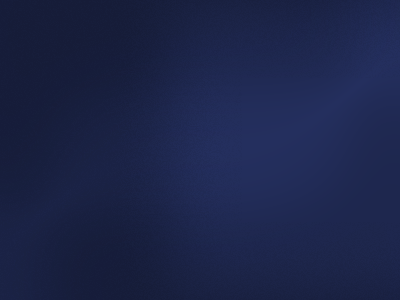
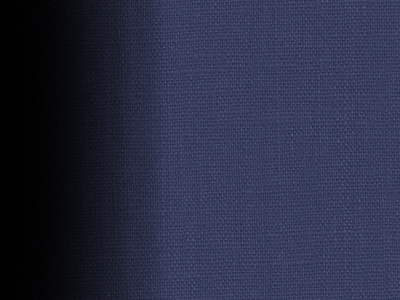
The second 400 x 300 image is a revision of the first. Changes to its layers:
added layer "Katman 2" above "Katman 0 kopya" over left=0, top=0, right=186, bottom=300
added layer "Katman 1" above "Katman 0" over left=0, top=0, right=400, bottom=300
